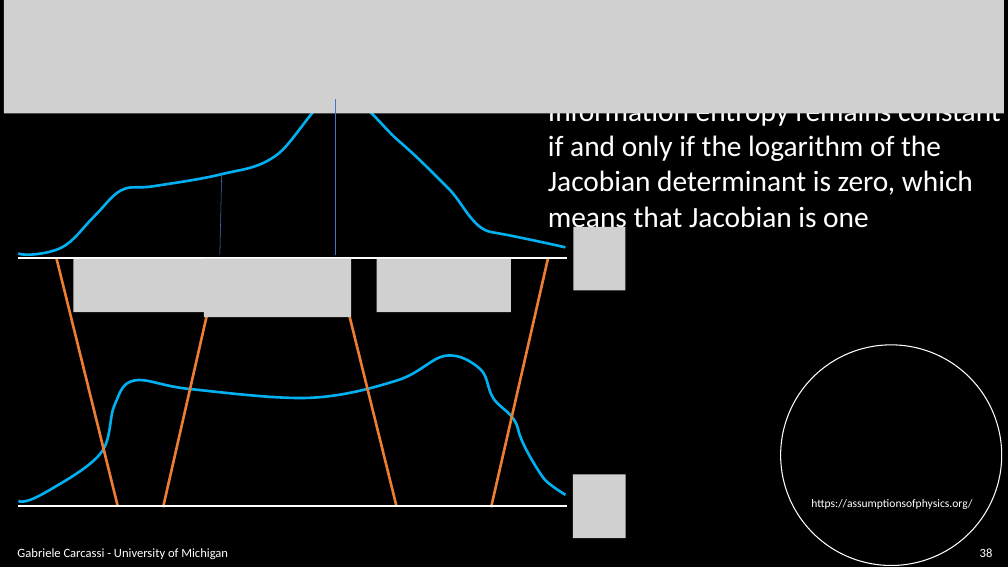
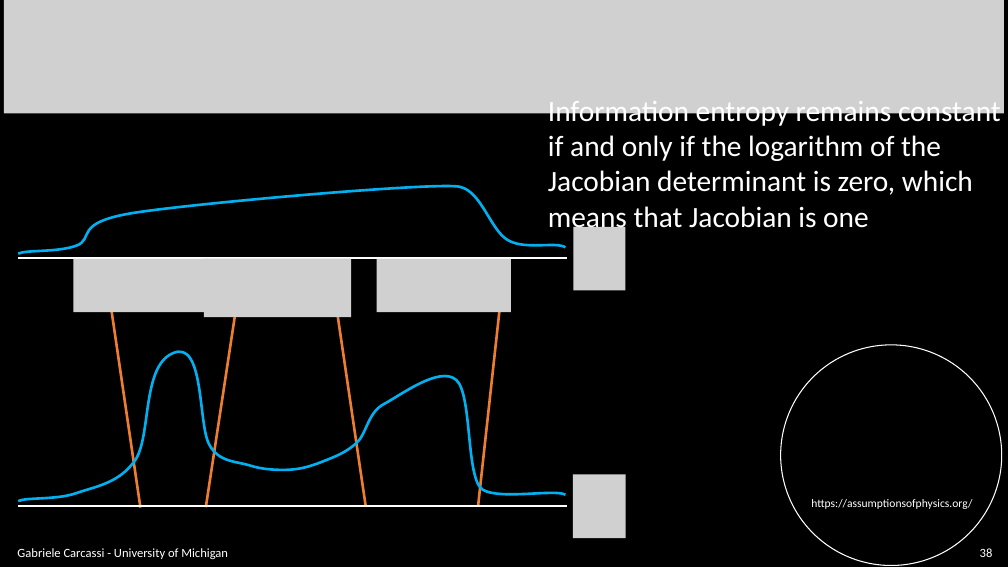
Before and after one commit to assumptionsofphysics/slides, a slide deck: slide 38 of BookCompanions-v2/RP-Class-3.pptx. Drawn at 1008x567 pixels with LibreOffice and Linux fonts; fonts in the diff are those of the drawing; grey boxes stand for pictures; background and template pictures are left out. Boxes give left, top, right and bottom in pixels: in the first picture for what was removed or moved away, otherwise in the second. Text is boxed around its words. In the diff, an @@ line names an element or a change of style, - is before the commit and + after.

```diff
--- a/BookCompanions-v2/RP-Class-3.pptx
+++ b/BookCompanions-v2/RP-Class-3.pptx
@@ line removed from (335, 255) to (335, 99) @@
@@ line removed from (220, 255) to (222, 174) @@
@@ freeform shape: place and size @@
-freeform shape at [18,94,566,255]
+freeform shape at [18,186,566,253]
@@ line moved from (57, 259) - (118, 507) to (104, 259) - (141, 507) @@
@@ line moved from (220, 259) - (163, 507) to (244, 257) - (206, 507) @@
@@ line moved from (335, 259) - (397, 507) to (329, 259) - (366, 505) @@
@@ line moved from (548, 257) - (492, 507) to (505, 260) - (479, 505) @@
@@ freeform shape at [18,352,566,501]: outline redrawn @@
```
Also in this commit, not shown: 30 other slides changed, 6 slides added, 1 slide removed.
